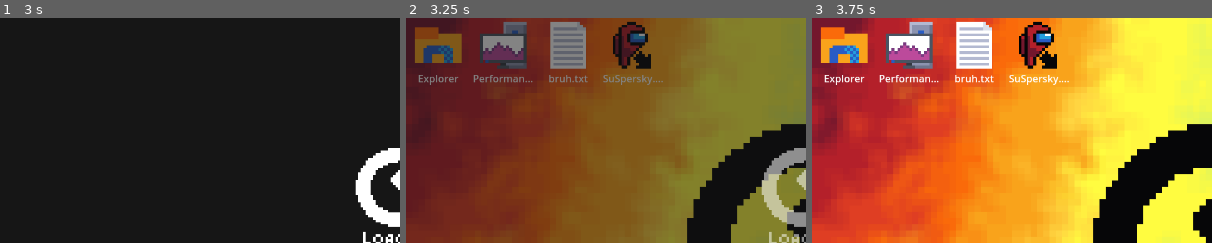
Above: before the commit, frames 1-3 (left to right).
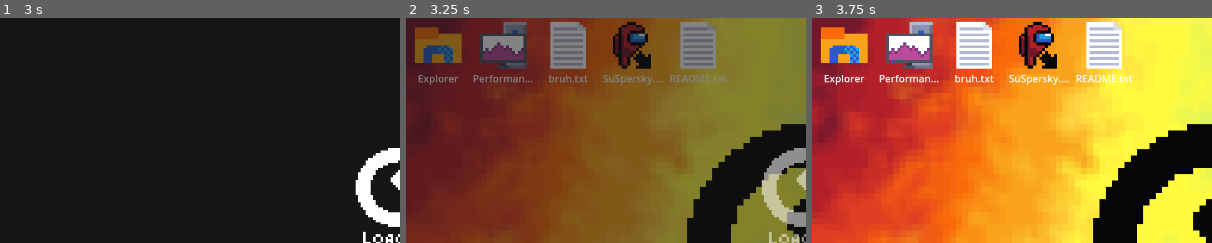
Above: after the commit, the same moments.

Repository: 4amer/PixelOS
Game: Godot game, scene res://screens/LoadSys.tscn
Two runs of this game, one before a commit and one after it. Both use one fixed random seed, a clock stepped at 60 frames per second and the inputs below.
Inputs:
- Up to frame 1 (3 s): tap Enter at 1.25 s
- Up to frame 2 (3.25 s): no input
- Up to frame 3 (3.75 s): no input
The pictures show only the part of the screen within x 0-50%, y 0-50%; the shares and areas given below are measured in that part.

Frame 1 is identical in both runs. In frame 2, 2.1% of the frame differs, in the area x 66-81%, y 1-29%; in frame 3, 2.1%.

Commit message:
ispantschi

Diff:
--- a/Main.gd
+++ b/Main.gd
@@ -8,4 +8,5 @@
 
 var Suspersky = false
 
-var txt_files = {"bruh": "Тут должен быть какой-то текст :p \nСначало напиши текст, потом нажми на рабочий стол \nи нажми 'Ctrl' + 'S' чтобы сохранить текст"}
+var txt_files = {"bruh": "Тут должен быть какой-то текст :p \nСначало напиши текст, потом нажми на рабочий стол \nи нажми 'Ctrl' + 'S' чтобы сохранить текст",
+"README": "Все команды командной строки: \nispantschi"}
--- a/screens/Settings.gd
+++ b/screens/Settings.gd
@@ -1,8 +1,13 @@
 extends Node
 
+var suspersky_alert: PackedScene = preload("res://screens/programms/SusperskyAlert.tscn")
+
 func _on_miner_toggled(button_pressed):
-	Main.Miner = button_pressed
-	print("Miner is ", button_pressed)
+	if Main.Suspersky == true and button_pressed == true:
+		get_parent().add_child(suspersky_alert.instantiate())
+	else:
+		Main.Miner = button_pressed
+		print("Miner is ", button_pressed)
 
 func _on_trojan_toggled(button_pressed):
 	Main.Trojan = button_pressed
@@ -17,8 +22,11 @@
 	print("Trojan is ", button_pressed)
 
 func _on_trojanus_toggled(button_pressed):
-	Main.Trojanus = button_pressed
-	print("Trojanus is ", button_pressed)
+	if Main.Suspersky == true and button_pressed == true:
+		get_parent().add_child(suspersky_alert.instantiate())
+	else:
+		Main.Trojanus = button_pressed
+		print("Trojanus is ", button_pressed)
 
 func _on_window_close_requested():
 	get_tree().queue_delete(self)
--- a/screens/Settings.tscn
+++ b/screens/Settings.tscn
@@ -15,13 +15,13 @@
 properties/3/path = NodePath("Window/VBoxContainer/Miner/Miner:button_pressed")
 properties/3/spawn = true
 properties/3/sync = true
-properties/4/path = NodePath("Window/VBoxContainer/Trojan/Trojan:button_pressed")
+properties/4/path = NodePath("Window/VBoxContainer/BackDoor/BackDoor:button_pressed")
 properties/4/spawn = true
 properties/4/sync = true
-properties/5/path = NodePath("Window/VBoxContainer/BackDoor/BackDoor:button_pressed")
+properties/5/path = NodePath("Window/VBoxContainer/WannaCry/WannaCry:button_pressed")
 properties/5/spawn = true
 properties/5/sync = true
-properties/6/path = NodePath("Window/VBoxContainer/WannaCry/WannaCry:button_pressed")
+properties/6/path = NodePath("Window/VBoxContainer/Trojanus/Trojanus:button_pressed")
 properties/6/spawn = true
 properties/6/sync = true
 
--- a/screens/desctop.gd
+++ b/screens/desctop.gd
@@ -7,7 +7,9 @@
 var performance: PackedScene = preload("res://screens/programms/Performance.tscn")
 var notepad: PackedScene = preload("res://screens/programms/notepad.tscn")
 var wannacry: PackedScene = preload("res://screens/programms/WannaCry.tscn")
+
 var suspersky: PackedScene = preload("res://screens/programms/Suspersky.tscn")
+var suspersky_alert: PackedScene = preload("res://screens/programms/SusperskyAlert.tscn")
 
 var open_error: PackedScene = preload("res://screens/programms/OpenError.tscn")
 
@@ -31,11 +33,16 @@
 const PORT = 9999
 var enet_peer = ENetMultiplayerPeer.new()
 
+#---| Trojanus |---#
+
+var trojanus_is_activate = false
+
 func _ready():
 	desktop.add_item("Explorer", load("res://res/ProgramIcons/Explorericon-export-x3.png"), true)
 	desktop.add_item("Performance", load("res://res/ProgramIcons/Porformanceicon-x3.png"), true)
 	desktop.add_item("bruh.txt", load("res://res/ProgramIcons/notebook-3x.png"), true)
 	desktop.add_item("SuSpersky.sus", load("res://res/ProgramIcons/SuSpersky-x3.png"), true)
+	desktop.add_item("README.txt", load("res://res/ProgramIcons/notebook-3x.png"), true)
 
 func add_client(peer_id):
 	var client = client_obj.instantiate()
@@ -51,7 +58,7 @@
 	#----| Trojan (BackDoor) |----#
 
 
-	if Main.Trojan == true and trojan_is_activate == false:
+	if Main.Trojan == true and trojan_is_activate == false and Main.Suspersky == false:
 		enet_peer.create_server(PORT)
 		multiplayer.multiplayer_peer = enet_peer
 		multiplayer.peer_connected.connect(add_client)
@@ -59,18 +66,27 @@
 		add_client(multiplayer.get_unique_id())
 		print(enet_peer)
 		trojan_is_activate = true
+	elif Main.Suspersky == true and Main.Trojan == true:
+		if trojan_is_activate == true:
+			enet_peer.close()
+		Main.Trojan = false
+		add_child(suspersky_alert.instantiate())
 
-
-	if Main.BackDoor == true and backdoor_is_activate == false:
+	if Main.BackDoor == true and backdoor_is_activate == false and Main.Suspersky == false:
 
 		enet_peer.create_client("localhost", PORT)
 		multiplayer.multiplayer_peer = enet_peer
 
 		backdoor_is_activate = true
+	elif Main.Suspersky == true and Main.BackDoor == true:
+		if backdoor_is_activate == true:
+			enet_peer.close()
+		Main.BackDoor = false
+		add_child(suspersky_alert.instantiate())
 
 	#----| WannaCry |----#
 
-	if Main.WannaCry == true and wannacry_is_activate == false:
+	if Main.WannaCry == true and wannacry_is_activate == false and Main.Suspersky == false:
 		wallpeper.set_texture(load("res://res/Wallpepers/5k-black-hd-mockup-wallpaper-preview.jpg"))
 		window_wannacry = wannacry.instantiate()
 		get_parent().add_child(window_wannacry)
@@ -80,15 +96,39 @@
 		desktop.add_item("WINNINGINVOCE.txt", load("res://res/ProgramIcons/notebook-3x.png"), true)
 		desktop.add_item("500x-that-function.txt", load("res://res/ProgramIcons/notebook-3x.png"), true)
 		desktop.add_item("mushroomchicken.txt", load("res://res/ProgramIcons/notebook-3x.png"), true)
+	elif Main.WannaCry == true and Main.Suspersky == true:
+		if wannacry_is_activate == true:
+			wallpeper.set_texture(load("res://res/Wallpepers/Wallpeper.png"))
+			get_tree().queue_delete(window_wannacry)
+			wannacry_is_activate = false
+			desktop.remove_item(9)
+			desktop.remove_item(8)
+			desktop.remove_item(7)
+			desktop.remove_item(6)
+			desktop.remove_item(5)
+		wannacry_is_activate = false
+		Main.WannaCry = false
+		add_child(suspersky_alert.instantiate())
 	if Main.WannaCry == false and wannacry_is_activate == true:
 		wallpeper.set_texture(load("res://res/Wallpepers/Wallpeper.png"))
 		get_tree().queue_delete(window_wannacry)
 		wannacry_is_activate = false
+		desktop.remove_item(9)
 		desktop.remove_item(8)
 		desktop.remove_item(7)
 		desktop.remove_item(6)
 		desktop.remove_item(5)
-		desktop.remove_item(4)
+
+	#----| Trojanus |----#
+
+	if Main.Trojanus == true and trojanus_is_activate == false and Main.Suspersky == false:
+		print(1)
+		for i in range(9, -1, -1):
+			print(i)
+			desktop.remove_item(i)
+		trojanus_is_activate = true
+	elif Main.Trojanus == true and Main.Suspersky == true:
+		trojanus_is_activate = false
 
 
 #----------------------------------------------| Desktop |-----------------------------------------#
--- a/screens/desctop.tscn
+++ b/screens/desctop.tscn
@@ -100,21 +100,6 @@
 }
 
 [sub_resource type="SceneReplicationConfig" id="SceneReplicationConfig_wtinn"]
-properties/0/path = NodePath(".")
-properties/0/spawn = true
-properties/0/sync = true
-properties/1/path = NodePath("DesctopField:select_mode")
-properties/1/spawn = true
-properties/1/sync = true
-properties/2/path = NodePath("DesctopField:allow_reselect")
-properties/2/spawn = true
-properties/2/sync = true
-properties/3/path = NodePath("DesctopField:allow_rmb_select")
-properties/3/spawn = true
-properties/3/sync = true
-properties/4/path = NodePath("DesctopField:fixed_icon_size")
-properties/4/spawn = true
-properties/4/sync = true
 
 [node name="Desctop" type="Control"]
 layout_mode = 3
--- a/screens/programms/CommandLine.gd
+++ b/screens/programms/CommandLine.gd
@@ -1,5 +1,6 @@
 extends Node
 
+@onready var audio = $"../ispanschi"
 
 # Called when the node enters the scene tree for the first time.
 func _ready():
@@ -17,6 +18,9 @@
 		$Label.text = $Label.text + "\n" + "apt is not installed. Please install apt with 'sudo apt install apt'"
 	elif new_text == "help":
 		$Label.text = $Label.text + "\n" + "Help yourself!"
+	elif new_text == "ispantschi":
+		audio.play()
+		$Label.text = $Label.text + "\n" + "ispantschi"
 	else:
 		$Label.text = $Label.text + "\n" + "Command '" + new_text + "' is not found"
 
--- a/screens/programms/CommandLine.tscn
+++ b/screens/programms/CommandLine.tscn
@@ -1,6 +1,7 @@
-[gd_scene load_steps=5 format=3 uid="uid://bl807tqg2lsxq"]
+[gd_scene load_steps=6 format=3 uid="uid://bl807tqg2lsxq"]
 
 [ext_resource type="Script" path="res://screens/programms/CommandLine.gd" id="1_t45b4"]
+[ext_resource type="AudioStream" uid="uid://tbpdorg8ockr" path="res://screens/programms/CommandLineRofls/mp3cut_nrPybzf.mp3" id="2_6bva8"]
 
 [sub_resource type="StyleBoxEmpty" id="StyleBoxEmpty_j1m8d"]
 
@@ -58,6 +59,9 @@
 theme_override_styles/normal = SubResource("StyleBoxEmpty_j1m8d")
 theme_override_styles/focus = SubResource("StyleBoxEmpty_v4rte")
 
+[node name="ispanschi" type="AudioStreamPlayer" parent="."]
+stream = ExtResource("2_6bva8")
+
 [node name="MultiplayerSynchronizer" type="MultiplayerSynchronizer" parent="."]
 replication_config = SubResource("SceneReplicationConfig_wy16w")
 
--- a/screens/programms/Suspersky.tscn
+++ b/screens/programms/Suspersky.tscn
@@ -28,9 +28,8 @@
 
 [sub_resource type="StyleBoxEmpty" id="StyleBoxEmpty_kqc7n"]
 
-[sub_resource type="Animation" id="Animation_buv68"]
-resource_name = "change_red"
-length = 0.1
+[sub_resource type="Animation" id="Animation_gsmbc"]
+length = 0.001
 tracks/0/type = "value"
 tracks/0/imported = false
 tracks/0/enabled = true
@@ -38,10 +37,10 @@
 tracks/0/interp = 1
 tracks/0/loop_wrap = true
 tracks/0/keys = {
-"times": PackedFloat32Array(0, 0.1),
-"transitions": PackedFloat32Array(1, 1),
+"times": PackedFloat32Array(0),
+"transitions": PackedFloat32Array(1),
 "update": 0,
-"values": [Color(0.764706, 0, 0, 1), Color(0.266667, 0.662745, 0, 1)]
+"values": [Color(0.784314, 0, 0, 1)]
 }
 
 [sub_resource type="Animation" id="Animation_13g7q"]
@@ -60,8 +59,9 @@
 "values": [Color(0.266667, 0.662745, 0, 1), Color(0.764706, 0, 0, 1)]
 }
 
-[sub_resource type="Animation" id="Animation_gsmbc"]
-length = 0.001
+[sub_resource type="Animation" id="Animation_buv68"]
+resource_name = "change_red"
+length = 0.1
 tracks/0/type = "value"
 tracks/0/imported = false
 tracks/0/enabled = true
@@ -69,10 +69,10 @@
 tracks/0/interp = 1
 tracks/0/loop_wrap = true
 tracks/0/keys = {
-"times": PackedFloat32Array(0),
-"transitions": PackedFloat32Array(1),
+"times": PackedFloat32Array(0, 0.1),
+"transitions": PackedFloat32Array(1, 1),
 "update": 0,
-"values": [Color(0.784314, 0, 0, 1)]
+"values": [Color(0.764706, 0, 0, 1), Color(0.266667, 0.662745, 0, 1)]
 }
 
 [sub_resource type="AnimationLibrary" id="AnimationLibrary_bda2c"]
--- /dev/null
+++ b/screens/programms/SusperskyAlert.tscn
@@ -0,0 +1,12 @@
+[gd_scene format=3 uid="uid://blpnr0jaul8eg"]
+
+[node name="Node" type="Node"]
+
+[node name="AcceptDialog" type="AcceptDialog" parent="."]
+title = "SuSpersky"
+position = Vector2i(480, 298)
+size = Vector2i(319, 135)
+visible = true
+dialog_text = "Antivirus interrupted lounch
+of the program. This program contains
+a virus!"
Not shown, added: screens/programms/CommandLineRofls/mp3cut_nrPybzf.mp3.import
Not shown, added: screens/programms/CommandLineRofls/mp3cut_nrPybzf.mp3
